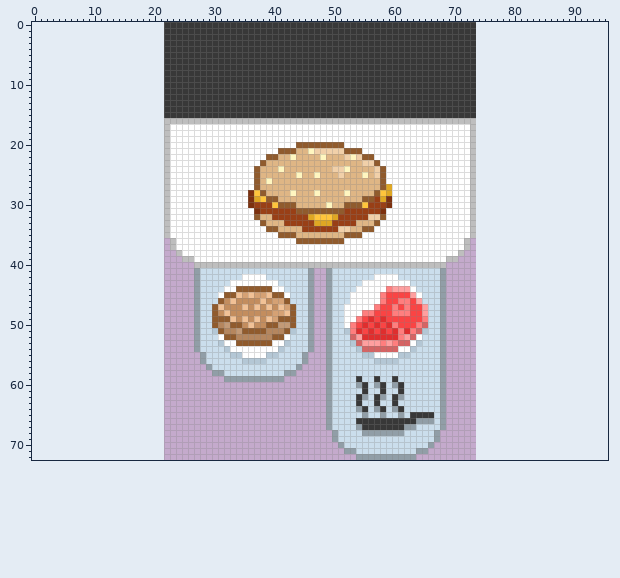
Pixel-art file -- overcooked/UI/Recipes/Burgers/Recipe_Burger_2.aseprite. The picture above is the old version.
52x73 pixels, 1 frame. Colours within 5 levels of each other are drawn and written as one. The old version is drawn lined up with the new one, on the new canvas.
The same view after the edit:
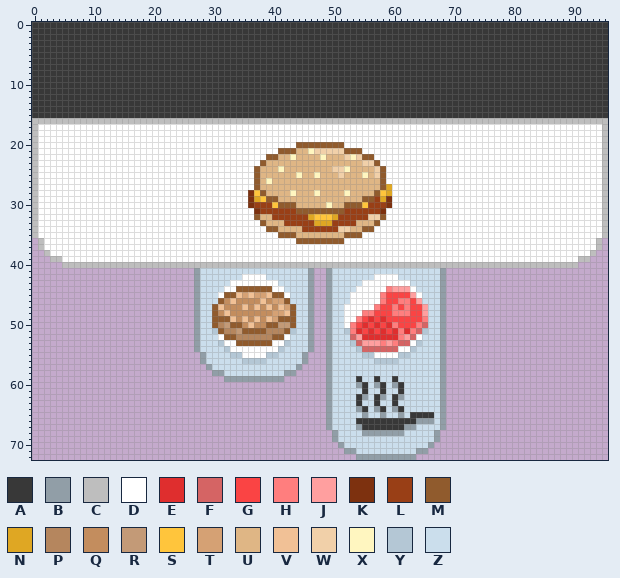
Palette (. is transparent): A #383838  B #919ea7  C #bebebe  D #ffffff  E #df2e2e  F #d56464  G #fa4444  H #ff7e7e  J #ff9f9f  K #7d310f  L #993f16  M #905b2d  N #dfa723  P #b5865e  Q #c38d5e  R #c39a77  S #ffc53c  T #d5a174  U #dfb685  V #f1c196  W #f1d0a9  X #fff6c0  Y #b4c7d5  Z #cbdeec
Commit message: Recipe expiration progress bar
Difference:
canvas 52x73 -> 96x73, the old top-left corner now at 22,0
y 0..15: x 0..21 ...................... -> AAAAAAAAAAAAAAAAAAAAAA; x 74..95 ...................... -> AAAAAAAAAAAAAAAAAAAAAA
y 16: x 0..21 ...................... -> CCCCCCCCCCCCCCCCCCCCCC; x 74..95 ...................... -> CCCCCCCCCCCCCCCCCCCCCC
y 17..35: x 0..22 ......................C -> CDDDDDDDDDDDDDDDDDDDDDD; x 73..95 C...................... -> DDDDDDDDDDDDDDDDDDDDDDC
y 36..37: x 1..23 ......................C -> CDDDDDDDDDDDDDDDDDDDDDD; x 72..94 C...................... -> DDDDDDDDDDDDDDDDDDDDDDC
y 38: x 2..24 ......................C -> CDDDDDDDDDDDDDDDDDDDDDD; x 71..93 C...................... -> DDDDDDDDDDDDDDDDDDDDDDC
y 39: x 3..26 ......................CC -> CCDDDDDDDDDDDDDDDDDDDDDD; x 69..92 CC...................... -> DDDDDDDDDDDDDDDDDDDDDDCC
y 40: x 5..26 ...................... -> CCCCCCCCCCCCCCCCCCCCCC; x 69..90 ...................... -> CCCCCCCCCCCCCCCCCCCCCC
Where, in picture pixels (left, top, right, bottom), the same in both pictures:
changed: (32, 22, 194, 268)
changed: (446, 22, 608, 268)
